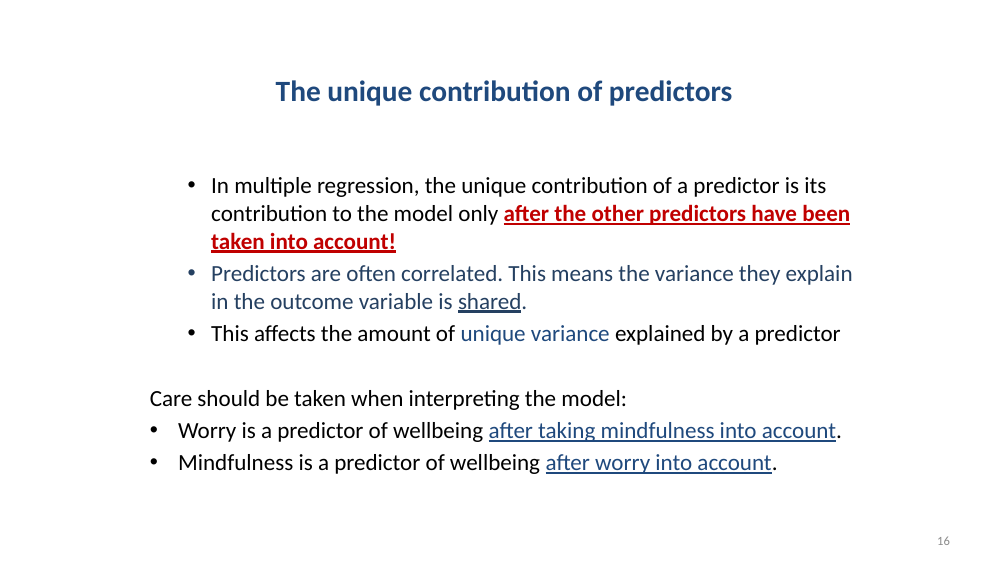
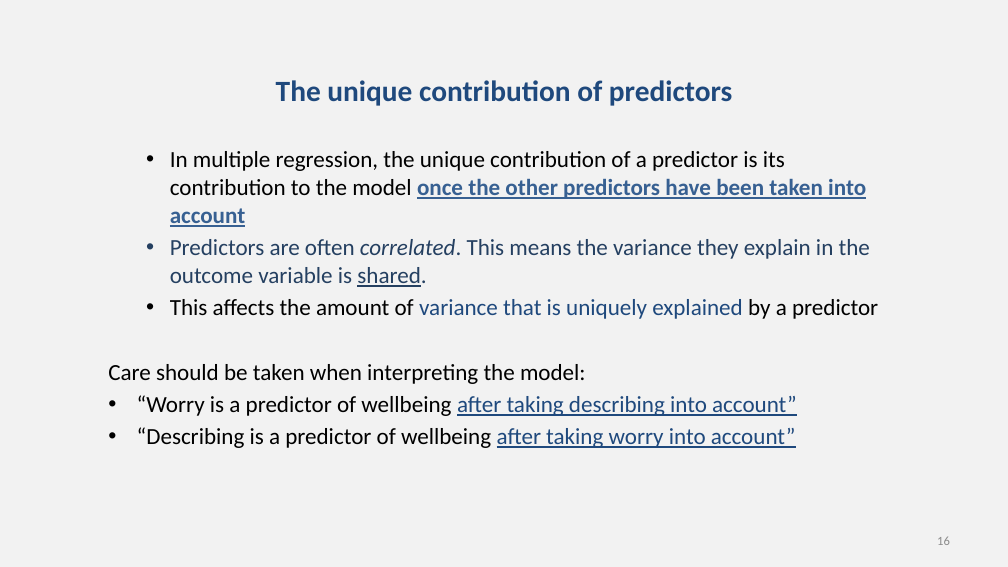
Before and after one commit to chrisjberry/datafluencyCB, a slide deck: slide 16 of docs/slides/PSYC753_L2_MultipleRegression1.pptx. Drawn at 1008x567 pixels with LibreOffice and Linux fonts; fonts in the diff are those of the drawing. Boxes give left, top, right and bottom in pixels: in the first picture for what was removed or moved away, otherwise in the second. Text is boxed around its words. In the diff, an @@ line names an element or a change of style, - is before the commit and + after.

```diff
--- a/docs/slides/PSYC753_L2_MultipleRegression1.pptx
+++ b/docs/slides/PSYC753_L2_MultipleRegression1.pptx
@@ background #FFFFFF to #F2F2F2 @@
@@ text "In multiple regression, the unique ...": place and size @@
-text "In multiple regression, the unique ..." at (150, 177, 853, 474)
+text "In multiple regression, the unique ..." at (108, 151, 878, 448)
@@ text at (170, 151, 866, 227): text changed @@
-  • In multiple regression, the unique contribution of a predictor is its contribution to the model only after the other predictors have been taken into account!
+  • In multiple regression, the unique contribution of a predictor is its contribution to the model once the other predictors have been taken into account
@@ text at (170, 239, 870, 287): italic on in "correlated." @@
@@ text at (170, 299, 878, 319): text changed @@
-  • This affects the amount of unique variance explained by a predictor
+  • This affects the amount of variance that is uniquely explained by a predictor
@@ text at (137, 395, 797, 448): text changed @@
-• Worry is a predictor of wellbeing after taking mindfulness into account.
-• Mindfulness is a predictor of wellbeing after worry into account.
+• “Worry is a predictor of wellbeing after taking describing into account”
+• “Describing is a predictor of wellbeing after taking worry into account”
```
Also in this commit, not shown: 19 other slides changed, 1 slide added, 1 other file.
